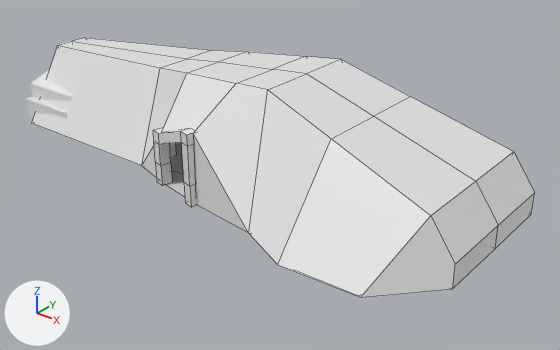
A saved change to the FBX model Assets/Meshes/ChronoGreaser_Craft.fbx.
The view is the same before and after, from a 50 mm lens placed at (22.3, -25.1, 15.5), pointed at (3.0, -0.9, 0.5). Lighting does not change. The marker at lower left points along +X, +Y and +Z. Mesh edges are drawn as thin lines on the coarser meshes. Where no turn or scale is listed for an object, it has been applied to the vertices. Vertices at the same position are counted once.

Objects in the first picture: 'Door_Sensors', 'Engine', 'Surface', 'Surface.002'.
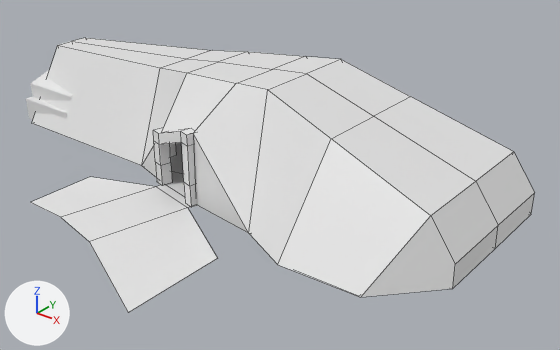
Location of each change, [x1, y1, x2, y2] in pixels of the pictures (560 x 350 px):
```json
{"object": "Surface.002", "change": "reshaped", "before": [32, 41, 498, 297], "after": [31, 41, 498, 313], "on screen": "6% taller"}
{"part": 1, "of": "me_plane_009", "change": "added", "after": [31, 177, 217, 313]}
```

Scene script edits in JSON lines:
```json
{"block": "me_plane_009", "where": "me_plane_009.from_pydata(...)  # 46 vertices, 33 faces; spans x -12.3..12.7, y -6.1..0.0, z -2.3..5.1"}
{"block": "me_plane_009", "where": "# used by ob_surface_002; location = (0.0, 0.0, 0.0)"}
{"block": "me_plane_009", "where": "# verts and faces of me_plane_009; kept vertices keep their numbers, new ones are numbered from 46"}
{"block": "me_plane_009", "where": "# before: 24 (-1.2, -4.0, 0.0), 25 (1.3, -4.6, 0.0) at pixel (196, 204)"}
{"block": "me_plane_009", "change": "me_plane_009 part 1"}
{"op": "add", "block": "me_plane_009", "code": "verts[46] = (-1.3, -4.4, 0.0)  # pixel (156, 186)"}
{"op": "add", "block": "me_plane_009", "code": "verts[47] = (1.2, -5.0, 0.0)  # pixel (187, 207)"}
{"op": "add", "block": "me_plane_009", "code": "verts[48] = (-2.2, -8.8, 0.0)  # pixel (60, 217)"}
{"op": "add", "block": "me_plane_009", "code": "verts[49] = (0.2, -9.4, 0.0)  # pixel (89, 241)"}
{"op": "add", "block": "me_plane_009", "code": "verts[50] = (-4.3, -5.6, 0.0)  # pixel (90, 176)"}
{"op": "add", "block": "me_plane_009", "code": "verts[51] = (4.9, -7.1, 0.0)  # pixel (217, 258)"}
{"op": "add", "block": "me_plane_009", "code": "verts[52] = (-4.3, -8.8, 0.0)  # pixel (30, 202)"}
{"op": "add", "block": "me_plane_009", "code": "verts[53] = (4.9, -11.5, 0.0)  # pixel (128, 312)"}
{"op": "add", "block": "me_plane_009", "code": "faces += [(24, 46, 47, 25), (46, 48, 49, 47), (46, 50, 52, 48), (47, 49, 53, 51)]"}
```
